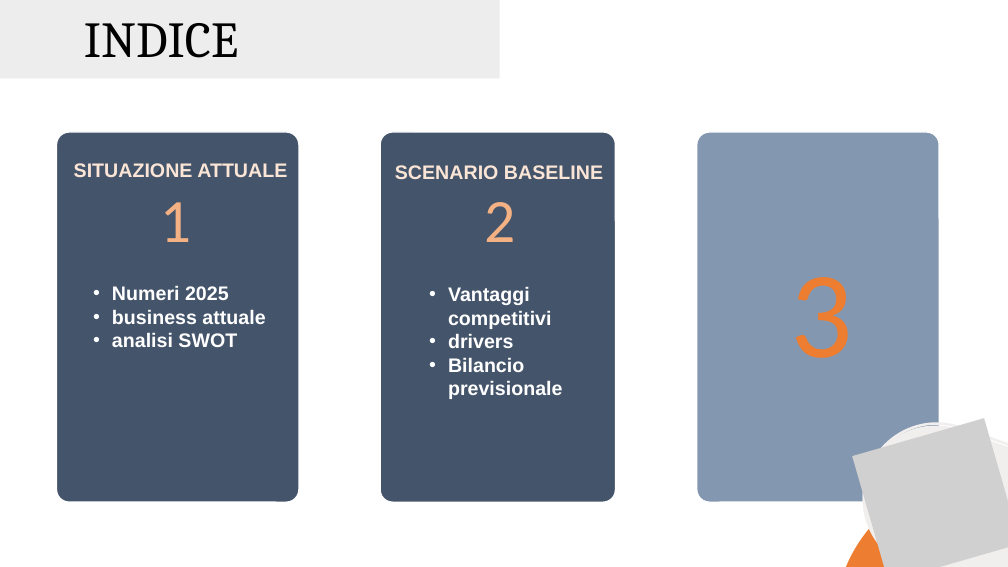
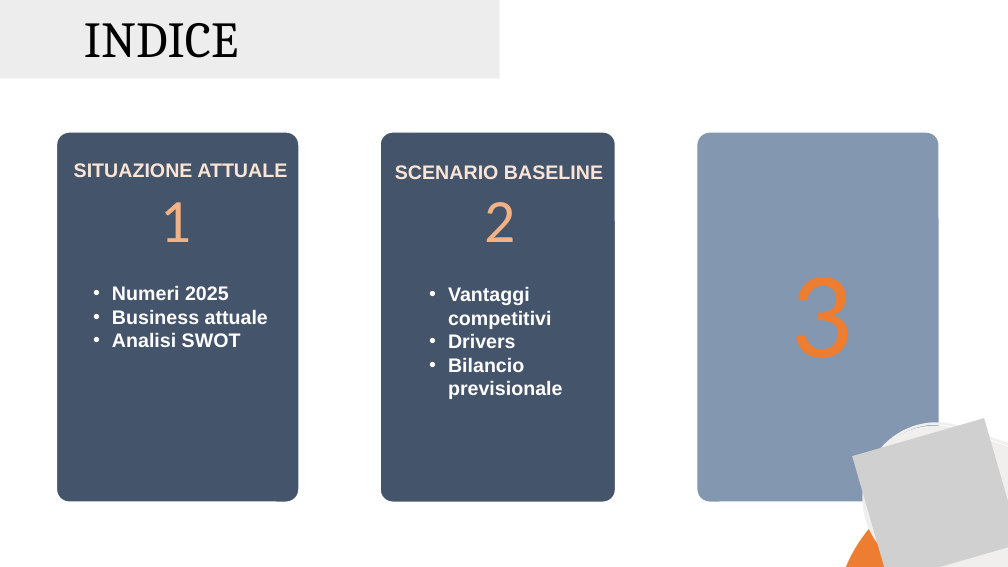
Before and after one commit to andrea4444442/Meta-S.r.l, a slide deck: slide 6 of Meta_Piano_Industriale_2026-2028_NUOVO TEMA.pptx. Drawn at 1008x567 pixels with LibreOffice and Linux fonts; fonts in the diff are those of the drawing; grey boxes stand for pictures. Boxes give left, top, right and bottom in pixels: in the first picture for what was removed or moved away, otherwise in the second. Text is boxed around its words. In the diff, an @@ line names an element or a change of style, - is before the commit and + after.

```diff
--- a/Meta_Piano_Industriale_2026-2028_NUOVO TEMA.pptx
+++ b/Meta_Piano_Industriale_2026-2028_NUOVO TEMA.pptx
@@ text at [112, 309, 268, 347]: text changed @@
-• business attuale
-• analisi SWOT
+• Business attuale
+• Analisi SWOT
@@ text at [448, 333, 516, 348]: text changed @@
-• drivers
+• Drivers
```
Also in this commit, not shown: 4 other slides changed, 1 other file.
